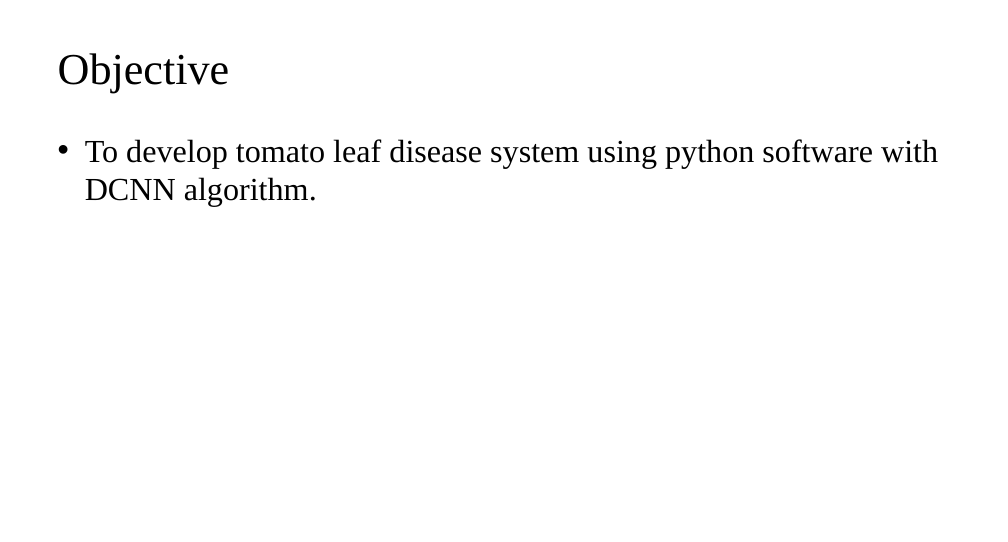
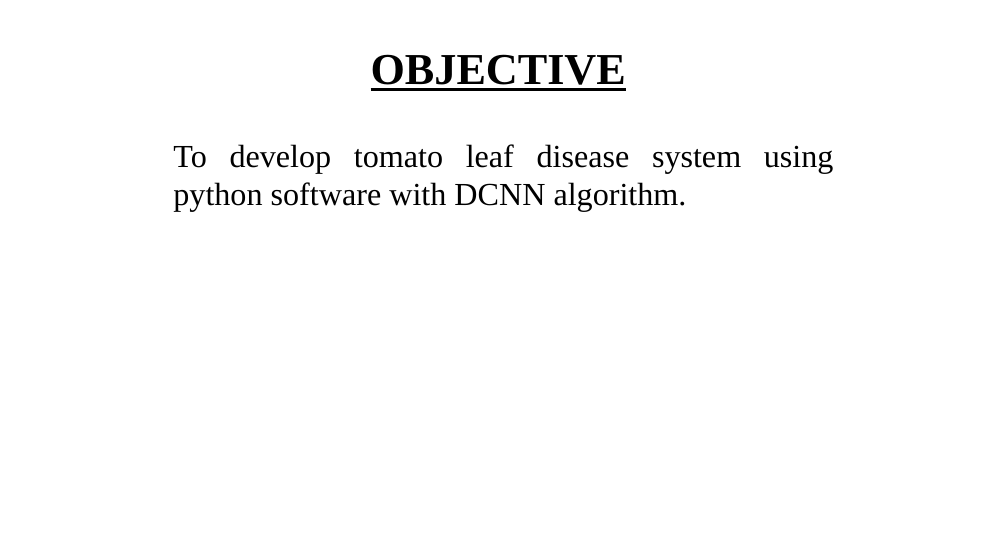
Before and after one commit to kalees64/AI-BASED-LEAF-DISEASE-IDENTIFICATION-AND-CLASSIFICATION-SYSTEM-USING-DEEP-LEARNING, a slide deck: slide 2 of report/Final Ppt-Leaf disease.pptx. Drawn at 1008x542 pixels with LibreOffice and Linux fonts; fonts in the diff are those of the drawing. Boxes give left, top, right and bottom in pixels: in the first picture for what was removed or moved away, otherwise in the second. Text is boxed around its words. In the diff, an @@ line names an element or a change of style, - is before the commit and + after.

```diff
--- a/report/Final Ppt-Leaf disease.pptx
+++ b/report/Final Ppt-Leaf disease.pptx
@@ title at [371,54,626,91]: text changed; bold on @@
-Objective
+OBJECTIVE
@@ text "To develop tomato leaf disease ...": place and size @@
-text "To develop tomato leaf disease ..." at [85,139,938,207]
+text "To develop tomato leaf disease ..." at [173,144,834,212]
@@ text "To develop tomato leaf disease ..." at [173,144,834,212]: alignment left to justified; bullet • to none @@
```
Also in this commit, not shown: 32 other slides changed, 6 other files.
